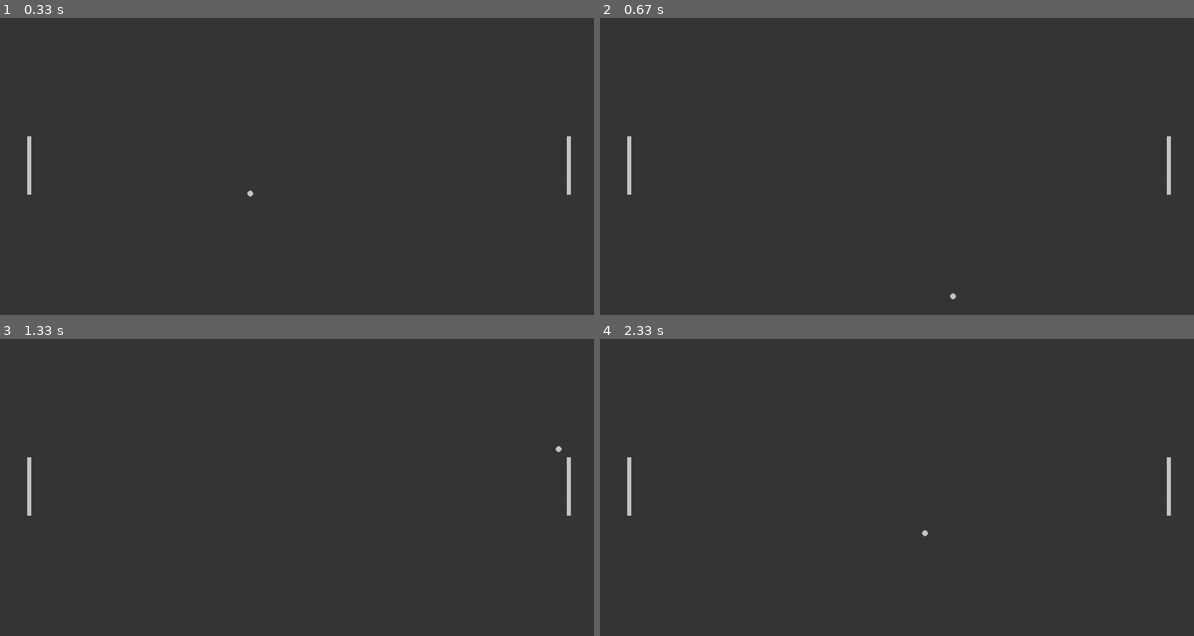
Above: before the commit, frames 1-4 (two rows, left to right).
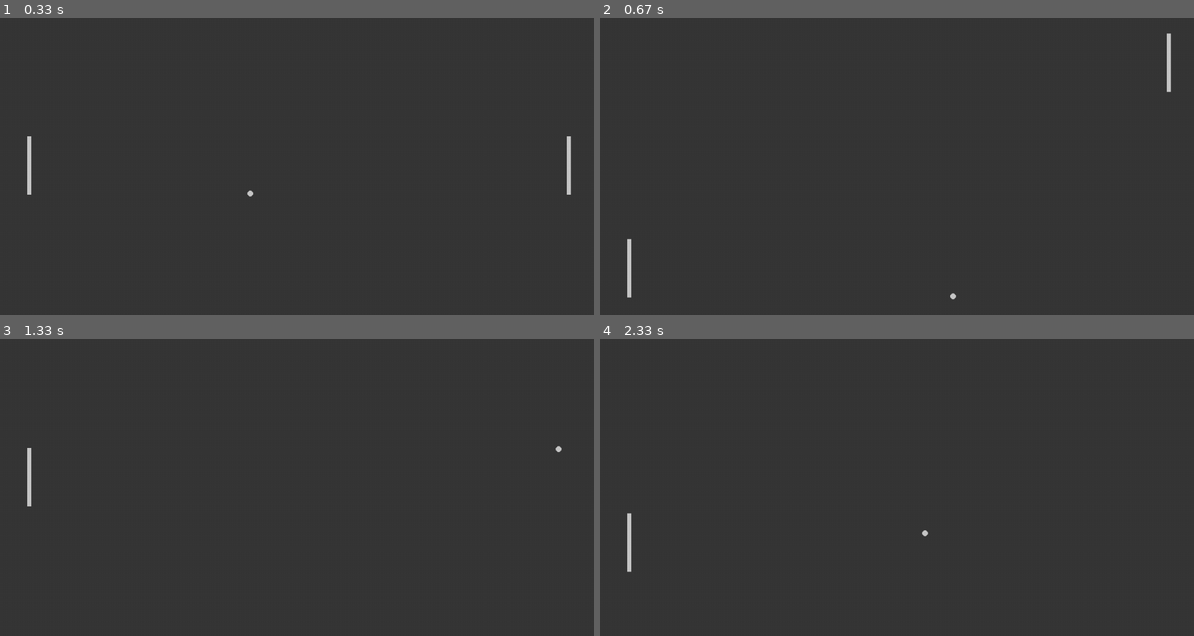
Above: after the commit, the same moments.

Repository: joshhait/Pygame-Pong
Game: pygame game, started from pong.py
Two runs of this game, one before a commit and one after it. Both use one fixed random seed, a clock stepped at 60 frames per second and the inputs below.
Inputs:
- Up to frame 1 (0.33 s): no input
- Up to frame 2 (0.67 s): hold S from 0.33 s (still down); hold Up from 0.33 s (still down)
- Up to frame 3 (1.33 s): release S at 0.8 s; release Up at 0.8 s; hold Up 0.83-1.3 s; hold W 0.83-1.3 s
- Up to frame 4 (2.33 s): hold Down 1.33-1.63 s; hold S 1.33-1.63 s; hold Up 1.67-2.03 s; hold W 1.67-2.03 s; hold Down from 2.07 s (still down); hold S from 2.07 s (still down)

Frame 1 is identical in both runs. In frame 2, 0.6% of the frame differs, in the area x 4-97%, y 5-95%; in frame 3, 0.2%; in frame 4, 0.4%.

Commit message:
paddles now move

Diff:
--- a/game_functions.py
+++ b/game_functions.py
@@ -2,11 +2,34 @@
 
 import pygame
 
-def check_events():
+
+
+def check_events(pad1, pad2):
     for event in pygame.event.get():
         if event.type == pygame.QUIT:
             pygame.quit()
             sys.exit()
+
+        elif event.type == pygame.KEYDOWN:
+            if event.key == pygame.K_w:
+                pad1.movingUp = True
+            if event.key == pygame.K_UP:
+                pad2.movingUp = True
+            if event.key == pygame.K_s:
+                pad1.movingDown = True
+            if event.key == pygame.K_DOWN:
+                pad2.movingDown = True
+
+        elif event.type == pygame.KEYUP:
+            if event.key == pygame.K_w:
+                pad1.movingUp = False
+            if event.key == pygame.K_UP:
+                pad2.movingUp = False
+            if event.key == pygame.K_s:
+                pad1.movingDown = False
+            if event.key == pygame.K_DOWN:
+                pad2.movingDown = False
+
 
 def update_window(settings, window, ball, pad1, pad2):
     window.fill(settings.bg_color)
--- a/paddle.py
+++ b/paddle.py
@@ -9,3 +9,14 @@
         self.color = (200, 200, 200)
 
         self.rect = pygame.Rect(self.xpos, self.ypos, self.width, self.height)
+
+        self.movingUp = False
+        self.movingDown = False
+
+    def update(self):
+        if self.movingUp:
+            self.ypos -= 16
+            self.rect = pygame.Rect(self.xpos, self.ypos, self.width, self.height)
+        if self.movingDown:
+            self.ypos += 16
+            self.rect = pygame.Rect(self.xpos, self.ypos, self.width, self.height)
--- a/pong.py
+++ b/pong.py
@@ -19,9 +19,11 @@
         pygame.time.delay(30)
 
         # get inputs/events
-        gf.check_events()
+        gf.check_events(pad1, pad2)
         # update ball and paddle
         ball.update(settings)
+        pad1.update()
+        pad2.update()
         # draw/update the screen
         gf.update_window(settings, window, ball, pad1, pad2)
 
